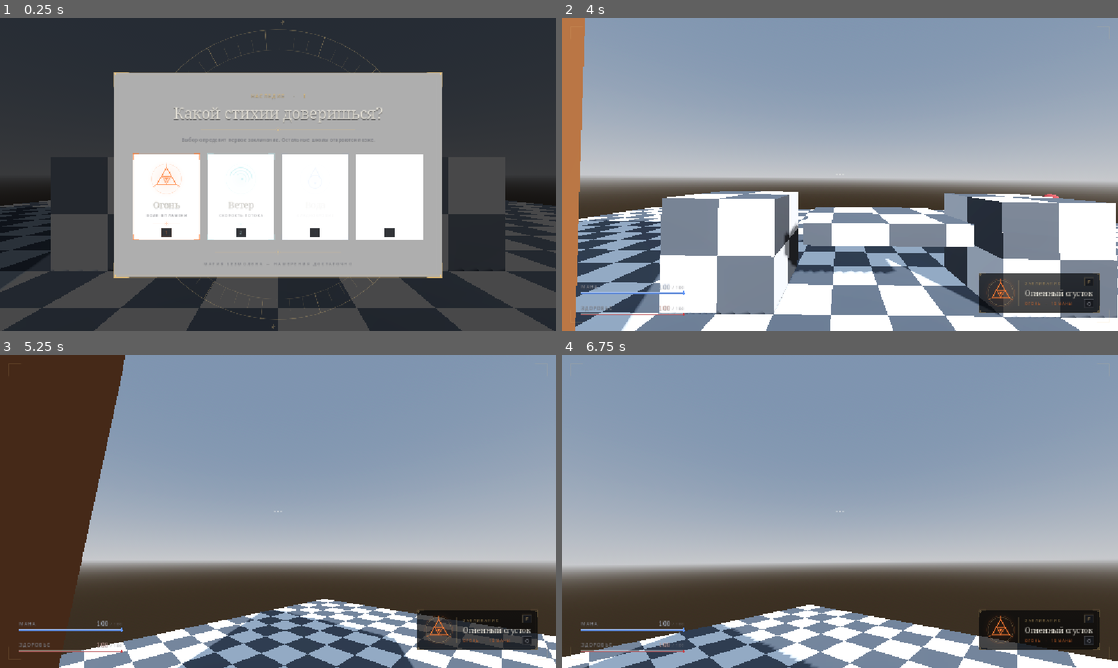
Above: before the commit, frames 1-4 (two rows, left to right).
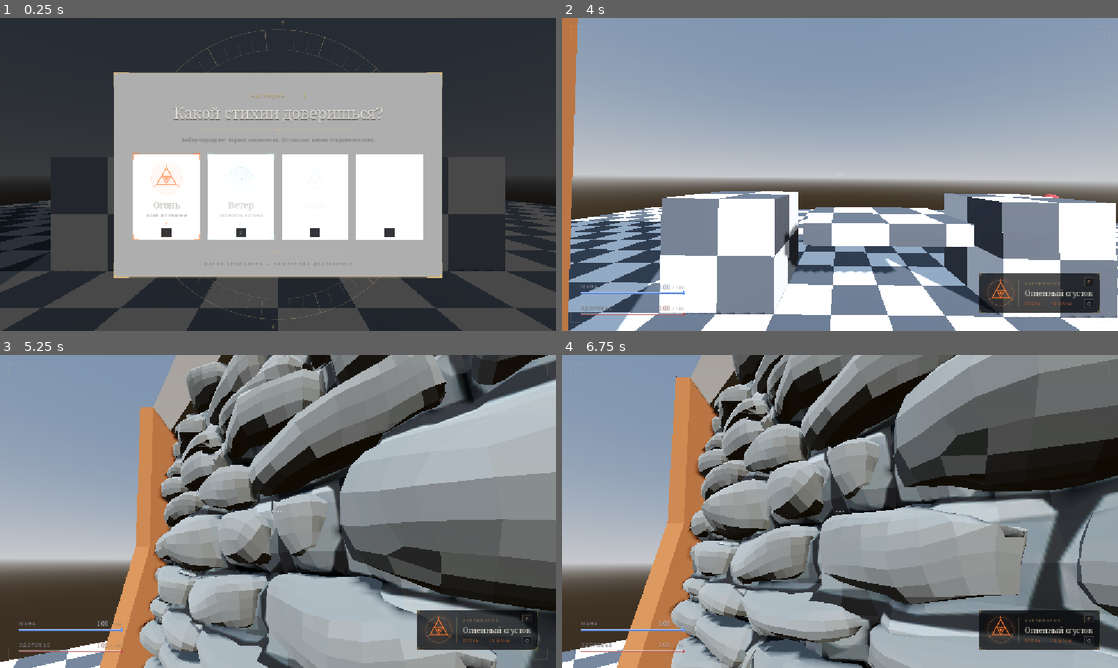
Above: after the commit, the same moments.

Repository: Tunwell1/test-game
Game: Godot game, scene res://main.tscn
The game is run twice, just before and just after one commit, with the same random seed, the same clock (stepped at 60 frames per second) and the same inputs.
Inputs (mouse positions are in pixels of both pictures, inside the frame that each line leads up to):
- Up to frame 1 (0.25 s): no input
- Up to frame 2 (4 s): tap Enter at 0.5 s; move the mouse to (962, 158) at 0.52 s; hold D (move_right) 0.53-1.28 s; tap F (cast_spell) at 0.6 s; click (962, 158) at 0.67 s; tap Space (jump) at 0.77, 1.52, 3.02, 3.5, 3.77 s; move the mouse to (728, 190) at 1.27 s; hold S (move_back) 1.28-2.03 s; tap Ctrl (crouch) at 1.35 s; move the mouse to (895, 105) at 2.02 s; hold D (move_right) 2.03-2.78 s; tap E (interact) at 2.1 s; move the mouse to (812, 237) at 2.77 s; hold W (move_forward) 2.78-3.53 s; tap Q (next_spell) at 2.85 s; click (812, 237) at 2.92 s; move the mouse to (1006, 221) at 3.52 s; hold A (move_left) from 3.53 s (still down); tap 1 (pick_school_1) at 3.6 s
- Up to frame 3 (5.25 s): move the mouse to (233, 508) at 4.27 s; release A (move_left) at 4.28 s; hold W (move_forward) from 4.28 s (still down); tap 2 (pick_school_2) at 4.35 s; tap Space (jump) at 4.52 s; move the mouse to (283, 511) at 5.02 s; tap 3 (pick_school_3) at 5.1 s; click (283, 511) at 5.17 s
- Up to frame 4 (6.75 s): move the mouse to (817, 505) at 5.77 s; release W (move_forward) at 5.78 s; hold D (move_right) 5.78-6.53 s; tap 4 (pick_school_4) at 5.85 s; tap Space (jump) at 6.02 s; move the mouse to (867, 511) at 6.52 s; hold W (move_forward) from 6.53 s (still down); hold Shift (sprint) from 6.53 s (still down)

The runs differ from the first frame. In frame 1, less than 0.1% of the frame differs, in the area x 0-10%, y 74-87%; in frame 2, 1.5%; in frame 3, 83%, in the area x 0-100%, y 0-100%; in frame 4, 73%.

Commit message:
Use textured collidable wall in the test scene
Co-authored-by: arena-agent <297053741+arena-agent@users.noreply.github.com>

Diff:
--- /dev/null
+++ b/Models/Wall/Default_wall/Wall.tscn
@@ -0,0 +1,17 @@
+[gd_scene load_steps=3 format=3]
+
+[ext_resource type="PackedScene" path="res://Models/Wall/Default_wall/Wall_game_ready.glb" id="1_visual"]
+
+[sub_resource type="BoxShape3D" id="WallCollision"]
+size = Vector3(6.42, 6.0, 0.75)
+
+[node name="Wall" type="StaticBody3D"]
+collision_layer = 1
+collision_mask = 1
+
+[node name="Visual" parent="." instance=ExtResource("1_visual")]
+position = Vector3(0, 0, 0.06)
+
+[node name="CollisionShape3D" type="CollisionShape3D" parent="."]
+position = Vector3(0, 3.0, 0)
+shape = SubResource("WallCollision")
--- a/main.tscn
+++ b/main.tscn
@@ -5,7 +5,7 @@
 [ext_resource type="Script" uid="uid://cwgtp0lhnuofk" path="res://Interactable.gd" id="3_interact"]
 [ext_resource type="Script" uid="uid://b1x4r37k0c073" path="res://enemy.gd" id="4_enemy"]
 [ext_resource type="Script" uid="uid://cnjr2p75ao1pj" path="res://enemy_health_overlay.gd" id="5_overlay"]
-[ext_resource type="PackedScene" uid="uid://bi1j5hedcmsdx" path="res://Wall.glb" id="6_7mycd"]
+[ext_resource type="PackedScene" path="res://Models/Wall/Default_wall/Wall.tscn" id="6_wall"]
 
 [sub_resource type="ProceduralSkyMaterial" id="ProceduralSkyMaterial_1"]
 sky_horizon_color = Color(0.64625, 0.65575, 0.67075, 1)
@@ -140,5 +140,5 @@
 [node name="EnemyHealthOverlay" type="CanvasLayer" parent="." unique_id=1864914020]
 script = ExtResource("5_overlay")
 
-[node name="Wall" parent="." unique_id=1595900180 instance=ExtResource("6_7mycd")]
+[node name="Wall" parent="." unique_id=1595900180 instance=ExtResource("6_wall")]
 transform = Transform3D(1, 0, 0, 0, 1, 0, 0, 0, 1, -6.8060164, 0.016867638, -1.0951858)
Binary file added: Models/Wall/Default_wall/Wall_game_ready.glb
